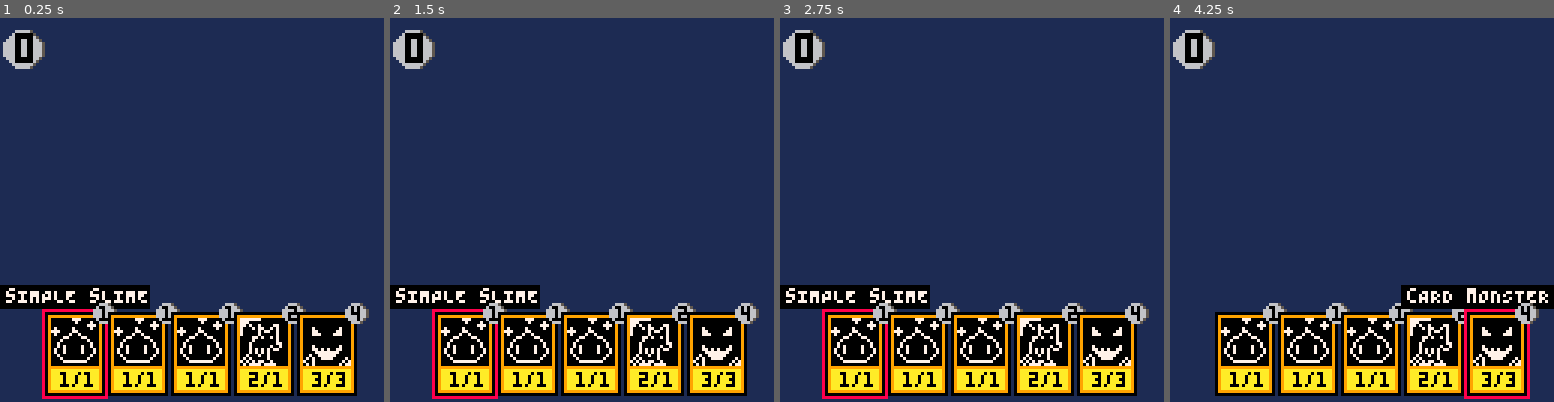
Above: before the commit, frames 1-4 (left to right).
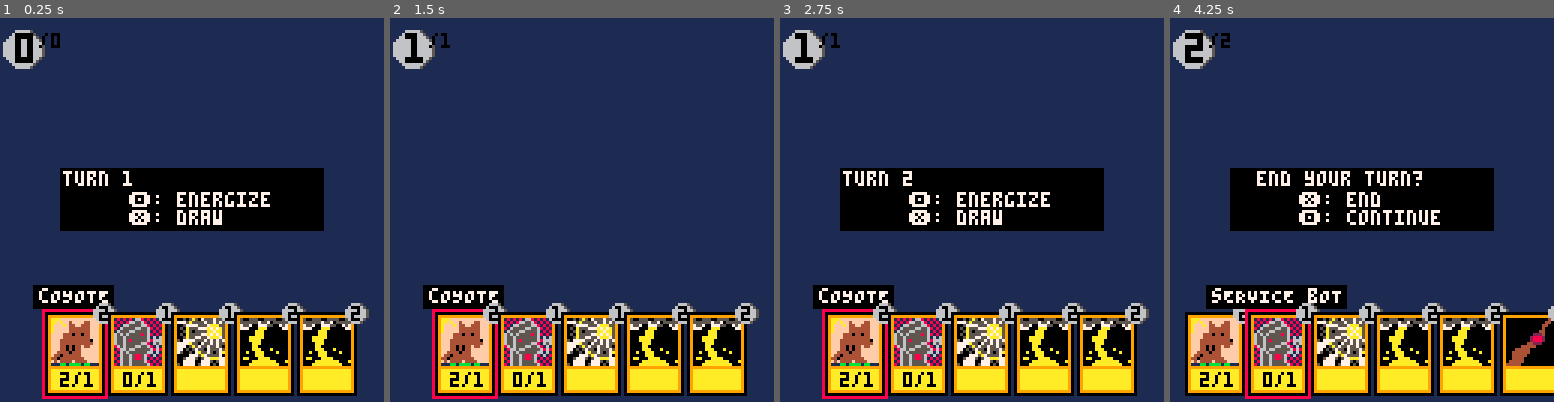
Above: after the commit, the same moments.

Repository: otserv-2404/tc8
Game: PICO-8 cartridge unt00.p8
Two runs of this game, one before a commit and one after it. Both use one fixed random seed, a clock stepped at 60 frames per second and the inputs below.
Inputs:
- Up to frame 1 (0.25 s): no input
- Up to frame 2 (1.5 s): tap O (Z key) at 0.33, 0.7, 1.43 s; tap X (X key) at 1.07 s
- Up to frame 3 (2.75 s): hold Left 1.97-2.37 s; tap X (X key) at 2.07, 2.4, 2.73 s; tap O (Z key) at 2.22 s; hold Down from 2.42 s (still down)
- Up to frame 4 (4.25 s): release Down at 2.82 s; hold Right 2.87-3.53 s; tap X (X key) every 0.33 s from 3.07 to 4.07 s; tap O (Z key) at 3.1, 3.98 s; hold Up 3.58-4.08 s; hold Right from 4.13 s (still down)

The runs differ from the first frame. In frame 1, 19% of the frame differs, in the area x 0-94%, y 3-97%; in frame 2, 8.3%; in frame 3, 20%; in frame 4, 31%, in the area x 3-100%, y 3-100%.

Commit message:
Base gfx and game flow
Really basic game states implemented
Sprites updated to color(4 colors max per sprite), sprites can be exported and an external file is being prepared for a future complete import function
10 cards roughly planned, exact game logic still in planning phase

Diff:
--- a/unt00.p8
+++ b/unt00.p8
@@ -12,33 +12,74 @@
 
 function _init()
  turncount=0
-
- ene=0
+ isturnstart=false
+ isturnplay=false
+
+ maxene=0
+ ene=maxene
+
+ pdeck={}
+ fill_deck(40)
 
  phand={}
+ for i=1,5 do draw_card() end
  hancur=1 --hand cursor pos
-
- add_to_hand(phand,cards[1])
- add_to_hand(phand,cards[1])
- add_to_hand(phand,cards[1])
- add_to_hand(phand,cards[2])
- add_to_hand(phand,cards[3])
  phand[hancur].sel=true
 
-
- --sprstr=copyspr()
+ start_turn()
+
+ --gen_spr_hex(2,10)
 end
 
 function _update60()
- if btnp(⬅️) then
-  sel_hand("⬅️")
- elseif btnp(➡️) then
-  sel_hand("➡️")
- end
-
- if btnp(🅾️) then
-  play_card()
- end
+
+	if isturnplay then
+
+	 if btnp(⬅️) then
+	  sel_hand("⬅️")
+	 elseif btnp(➡️) then
+	  sel_hand("➡️")
+	 end
+
+	 if btnp(🅾️) then
+	   play_card()
+	 end
+
+	 if btnp(❎) then
+	  isturnplay=false
+	  isturnpass=true
+	 end
+
+	elseif isturnpass then
+
+	 if btnp(🅾️) then
+	  isturnpass=false
+	  isturnplay=true
+	 end
+
+	 if btnp(❎) then
+	  isturnpass=false
+	  start_turn()
+	 end
+
+	elseif isturnstart then
+
+	 if btnp(🅾️) then
+	  maxene+=1
+	  ene=maxene
+	 elseif btnp(❎) then
+	  ene=maxene
+	  draw_card()
+	 end
+
+	 --check if 🅾️/❎ was pressed
+	 if band(btnp(),0x30)>0 then
+	  isturnstart=false
+	  isturnplay=true
+	 end
+
+	end
+
 end
 
 function _draw()
@@ -48,7 +89,19 @@
 
  render_hand()
 
- --printh(sprstr,'@clip')
+ if isturnstart then
+  rectfill(20,50,107,70,0)
+  print("turn "..turncount,21,51,7)
+  print("🅾️: energize",43,58,7)
+  print("❎: draw",43,64,7)
+ end
+
+ if isturnpass then
+  rectfill(20,50,107,70,0)
+  print("end your turn?",29,51,7)
+  print("❎: end",43,58,7)
+  print("🅾️: continue",43,64,7)
+ end
 
 end
 
@@ -56,25 +109,13 @@
 function getspr(sprdata)
  for j=1,16 do
   for i=1,16 do
-   sset(16+i-1,j-1,sprdata[i+(j-1)*16])
-  end
- end
-end
-
-
-function copyspr()
- local newspr=""
-
- for j=0,15 do
-  for i=48,63 do
-   local pxclr=tostr(num2hex(sget(i,j)))
-   newspr=newspr..pxclr
-   sset(i+16,j,sget(i,j))
-  end
- end
-
- return newspr
-end
+   sset(16+i-1,j-1,hex2num(sprdata[i+(j-1)*16]))
+  end
+ end
+end
+
+
+
 
 
 function add_to_hand(hand,card)
@@ -124,6 +165,31 @@
 	end
 
 end
+
+
+function fill_deck(n)
+--temporary function
+--fills decks with n rnd cards
+ local cardsn=#cards
+
+ for i=1,n do
+  add(pdeck,cards[flr(rnd(cardsn+1))])
+ end
+end
+
+
+function draw_card()
+--draws a card from top of deck
+--to hand
+ local drawncard=deli(pdeck,1)
+ add_to_hand(phand,drawncard)
+end
+
+
+function start_turn()
+ turncount+=1
+ isturnstart=true
+end
 -->8
 --render
 
@@ -138,7 +204,7 @@
 end
 
 
-function render_card(x,y,c)
+function render_card(x,y,c,parent)
  --args
  --x: int (x position)
  --y: int (y position)
@@ -185,22 +251,30 @@
  print(c.cost,cpx+20-2,cpy-2,0)
 
  --pwr/tou
- print(c.pwr.."/"..c.tou,cpx+5,cpy+20,0)
+ if c.pwr != nil then
+  print(c.pwr.."/"..c.tou,cpx+5,cpy+20,0)
+ end
 end
 
 
 function render_ene()
  circfill(8,10,6,5)
  circfill(7,10,6,6)
- print("\^w\^t"..ene,5,5,0)
+ print("\^w\^t"..ene.."\^-w\^-t/"..maxene,5,5,0)
 end
 -->8
 --card list
 cards={
- {"sIMPLE sLIME",1,1,1,"","0000000777000000000000007000070000000000000077700700000700000700777000077000000007000070070000000000770000770000000700000000700000700000000007000070700000700700070070000070007007007000007000700070000000000700000700000000700000007777777700000000000000000000"},
- {"cOYOTE",2,2,1,"","7777777000000000777000000000000077070070000770007000707700707000700000707700700070000070000070000000770700707000000070000000700000070000000077000007000000700700000707070707700000070707070000000070007007000000070700000700000070707077007000000707777077770000"},
- {"cARD mONSTER",4,3,3,"","0000000000000000000000000000000000000000000000000007000000007000000770000007700000077700007770000000000000000000000000000000000000000000000000000007000000007000000770707007700000007777777700000070077777700000070700777700007070070000000007070707000000007077"},
- {"bLIND sPELL",1,0,0,"blind:1","0000000000000000000000000000000000000000000000000007000000007000000770000007700000077700007770000000000000000000000000000000000000000000000000000007000000007000000770707007700000007777777700000070077777700000070700777700007070070000000007070707000000007077"},
+ {"sIMPLE sLIME",1,1,1,"","cccccccbbbccccccccccccccbccccbccccccccccccccbbbccbcccccbcccccbccbbbccccbbccccccccbccccb3bbccccccccccbbbb3bbbcccccccbbbbbb33bbcccccbbbbbbbbbbbbcccc331bbbbb1bbbcc13331bbbbb1bbbbc13331333331bbbbc11333333333bbb11111333333333311111113333333311111111111111111111"},
+ {"cOYOTE",2,2,1,"","aaafffffffffffffaafaff4ffff44fffafffaf44ff444fffafffff4444444fffafffff4444444fffffff444044044fffffff444444444ffffff44444444440fffff44444444444fffff4404044f44ffffff4404044ffffffff44440444fffffff440444444ffffff44044444444ffffff4f4444f4444ffff111bb1bbbb1bb111"},
+ {"sHADOW cREATURE",4,3,3,"","a00000000000000a0000000000000000000000000000000000080000000080000008800000088000000888000088800000000000000000000000000000000000000000000000000000080000000080000008808080088000000088888888000000000882288000000aaa00222200aaa0aaaaa000000aaaaaa0a0a000000a0a0a"},
+ {"bLINDING lIGHT",1,nil,nil,"blind:1","00505a50755575577775a5555755757500577775557aaa55050a555777a7a7a5005a505555aa7aa5050a555577a7a7a5005a5577557aaa7550777755575757577777a5507557575577705a575575575077050575507555757500507a5575057a00007775a755557000577750577aaa7700777700777505775077770577705077"},
+ {"mAGIC sHIELD",1,nil,nil,"+health:2","22ccc22cccccc28822c1cccc1cc1c28822c11cc1c111c88822c1c11cccc1888822c1cccc8cc8882222c1c8cccc88c22222c1ccc8c881c22222c1ccc888c1c22222c1cc888881c22222cc1c8c88c1c22222281cccc88cc222222c1cc8cc882222222cc1cccc8882222222cc11c1c8822222222ccc1cc288822222222ccc222882"},
+ {"tHUNDER bOLT",2,nil,nil,"damage:1:any","500555005555005555555575570555557557007775500757777000aaa000007700000aaa0000000000000aaa00000000000aaaaa00000000000aaaa0000000000000aaa0000000000000aa00000000000000aaa000a0000000a00aaa0000a00000000aaa000000000aa000aaaa0000000000aaaaaaaa000a000aaaaaaaaaa000"},
+ {"sERVICE bOT",1,0,1,"dies:draw:1","1818181668181818818186655681818118166555566818188165555665568181165556655556181865656555585681816556555555561616655658555556866665565555566816568656555665568161186656655555686881656555555661611865565885681618816556588561818118655655556818188165565555568181"},
+ {"cASTLE gATE",3,0,5,"defender","6556556556556556666666400466666656556040040565566666404004046666655640400404556566644040040446665654044004404555564404400440445566440440044044665544544004454456554545400454545664454540045454465445554004555445544044400444044554404440044404456440444004440446"},
+ {"hANGING fRUIT",2,nil,nil,{"life:2","scry:1"},"0000000000000040000000000000044000000000000044000000000000004000000000000004400000000000022240000000000028882000000000002888200000000004422200000000044444000000000444440000000000444444000000000044444000000000004444000000000004444400000000004444400000000000"},
+ {"gIANT mANTIS",3,2,1,"1ststrike","111bb1bbbb1bb11111b11bbbbbb11b111111171bb171111111bb1bbbbbb111111bbb11b33b1111111b7b1b3333b11111b77bb3b33b3b1111b7111333333bb111b71113333331b111b71111333311bb11b713111bb1117bb1b733313333177bbbb73133bbbb77bbb11b711333777bbb313b7177777bbbb13331b11bbbbbb11113"}
 }
 -->8
 --support functions
@@ -256,23 +330,61 @@
 
   return resultstr
 end
+
+
+function hex2num(number)
+--simple one digit hex to dec
+ if ord(number)<97 then
+  return tonum(number)
+ else
+  return ord(number)-87
+ end
+end
+
+
+function gen_spr_hex(s,n)
+--generates hexcode for n 16x16
+--sprites starting on start(s)
+--(sprnumber on sheet of topleft
+--corner)
+ local sprn=s
+ printh("sprites generated on "..stat(92).."-"..stat(91).."-"..stat(90).." at "..stat(93)..":"..stat(94).."\n\n","sprhex.txt",true,true)
+
+ for l=1,n do
+  local sprhex=""
+	 local x=(sprn%16)*8
+	 local y=flr((sprn/16))*8
+
+	 for j=y,y+15 do
+	  for i=x,x+15 do
+	   local pxclr=tostr(num2hex(sget(i,j)))
+	   sprhex=sprhex..pxclr
+	  end
+	 end
+
+	 printh("sprn:"..sprn.."\n"..sprhex.."\n\n","sprhex.txt",false,true)
+  sprn+=2
+  if sprn%16==0 then sprn+=16 end
+ end
+
+end
 __gfx__
 00000000e2eeeeeecccccccbbbccccccaaaaaaafffffffffa00000000000000a00505a507555755722ccc22cccccc28850055500555500551818181668181818
-00000000272eeeeeccccccccbccccbccaaafffffffffffff00000000000000007775a5555755757522c1cccc1cc1c288555555a5500555558181866556818181
-007007002772eeeeccccccccccccbbbcaafaff4ffff44fff000000000000000000577775557aaa5522c11cc1c111c88805500aaaa55000501816655556681818
-0007700027772eeecbcccccbcccccbccafffaf44ff444fff0008000000008000050a555777a7a7a522c1c11cccc1888800000aaaaaa000008165555665568181
-00077000277772eebbbccccbbcccccccafffff4444444fff0008800000088000005a505555aa7aa522c1cccc8cc8882200000aaaaa0000001655566555561818
-0070070027722eeecbccccb3bbccccccafffff4444444fff0008880000888000050a555577a7a7a522c1c8cccc88c2220000aaaaa00000006565655558568181
-00000000e2272eeeccccbbbb3bbbccccffff444044044fff0000000000000000005a5577557aaa7522c1ccc8c881c2220000aaaaa00000006556555555561616
-00000000eeeeeeeecccbbbbbb33bbcccffff444444444fff0000000000000000507777555757575722c1ccc888c1c2220000aaaa000000006556585555568666
-0000000000000000ccbbbbbbbbbbbbccfff44444444440ff00000000000000007777a5507557575522c1cc888881c222000aaaa0000000006556555556681656
-0000000000000000cc331bbbbb1bbbccfff44444444444ff000800000000800077705a575575575022cc1c8c88c1c222000aaa00000000008656555665568161
+00000000272eeeeeccccccccbccccbccaaafffffffffffff00000000000000007775a5555755757522c1cccc1cc1c28855555575570555558181866556818181
+007007002772eeeeccccccccccccbbbcaafaff4ffff44fff000000000000000000577775557aaa5522c11cc1c111c88875570077755007571816655556681818
+0007700027772eeecbcccccbcccccbccafffaf44ff444fff0008000000008000050a555777a7a7a522c1c11cccc18888777000aaa00000778165555665568181
+00077000277772eebbbccccbbcccccccafffff4444444fff0008800000088000005a505555aa7aa522c1cccc8cc8882200000aaa000000001655566555561818
+0070070027722eeecbccccb3bbccccccafffff4444444fff0008880000888000050a555577a7a7a522c1c8cccc88c22200000aaa000000006565655558568181
+00000000e2272eeeccccbbbb3bbbccccffff444044044fff0000000000000000005a5577557aaa7522c1ccc8c881c222000aaaaa000000006556555555561616
+00000000eeeeeeeecccbbbbbb33bbcccffff444444444fff0000000000000000507777555757575722c1ccc888c1c222000aaaa0000000006556585555568666
+0000000000000000ccbbbbbbbbbbbbccfff44444444440ff00000000000000007777a5507557575522c1cc888881c2220000aaa0000000006556555556681656
+0000000000000000cc331bbbbb1bbbccfff44444444444ff000800000000800077705a575575575022cc1c8c88c1c2220000aa00000000008656555665568161
 000000000000000013331bbbbb1bbbbcfff4404044f44fff0008808080088000770505755075557522281cccc88cc2220000aaa000a000001866566555556868
 000000000000000013331333331bbbbcfff4404044ffffff00008888888800007500507a5575057a222c1cc8cc88222200a00aaa0000a0008165655555566161
-000000000000000011333333333bbb11ff44440444ffffff000008822880000000007775a7555570222cc1cccc88822200000aaa000000a01865565885681618
-00000000000000001113333333333111f440444444ffffff0aaa00222200aaa000577750577aaa772222cc11c1c882220aa000aaaa0a00008165565885618181
-0000000000000000111133333333111144044444444fffffaaaaa000000aaaaa007777007775057722222ccc1cc288820000aaaaaaaaa00a1865565555681818
-00000000000000001111111111111111f4f4444f4444ffffa0a0a000000a0a0a50777705777050772222222ccc222882000aaaaaaaaaaa008165565555568181
+000000000000000011333333333bbb11ff44440444ffffff000008822880000000007775a7555570222cc1cccc88822200000aaa000000001865565885681618
+00000000000000001113333333333111f440444444ffffff0aaa00222200aaa000577750577aaa772222cc11c1c882220aa000aaaa0000008165565885618181
+0000000000000000111133333333111144044444444fffffaaaaa000000aaaaa007777007775057722222ccc1cc288820000aaaaaaaa000a1865565555681818
+00000000000000001111111111111111f4f4444f4444ffffa0a0a000000a0a0a50777705777050772222222ccc222882000aaaaaaaaaa0008165565555568181
 65565565565565560000000000000040111bb1bbbb1bb111f0000000000000000000000000000000000000000000000000000000000000000000000000000000
 6666664004666666000000000000044011b11bbbbbb11b11f0000000000000000000000000000000000000000000000000000000000000000000000000000000
 565560400405655600000000000044001111171bb1711111f0000000000000000000000000000000000000000000000000000000000000000000000000000000
Not shown, added: sprhex_23-8-2024_13-34_toparse.txt
